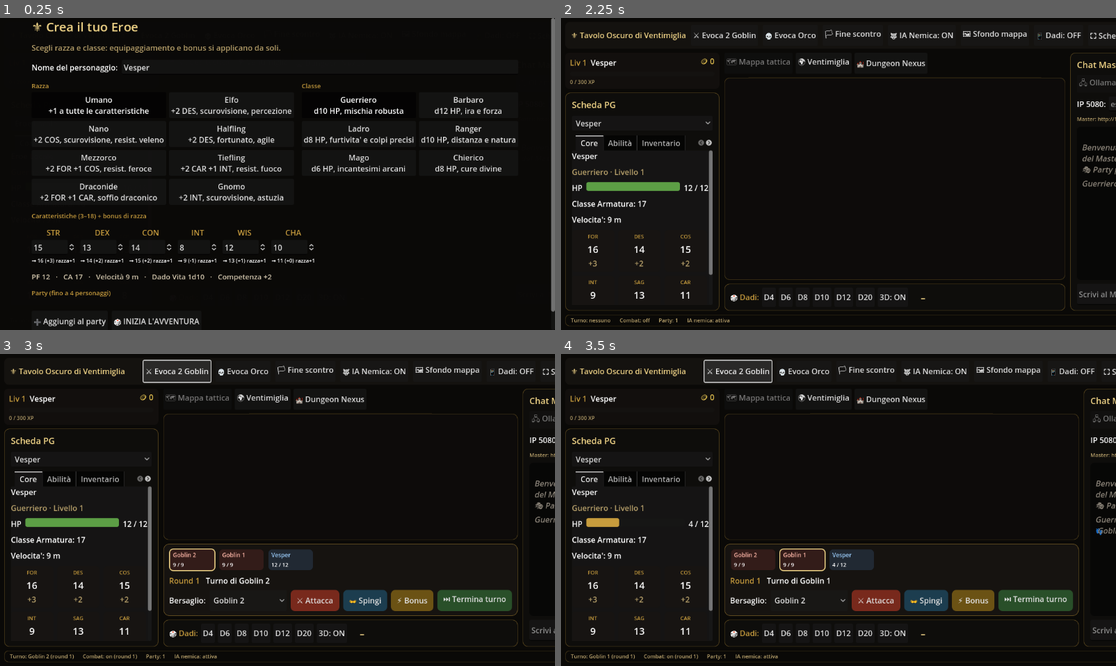
Above: before the commit, frames 1-4 (two rows, left to right).
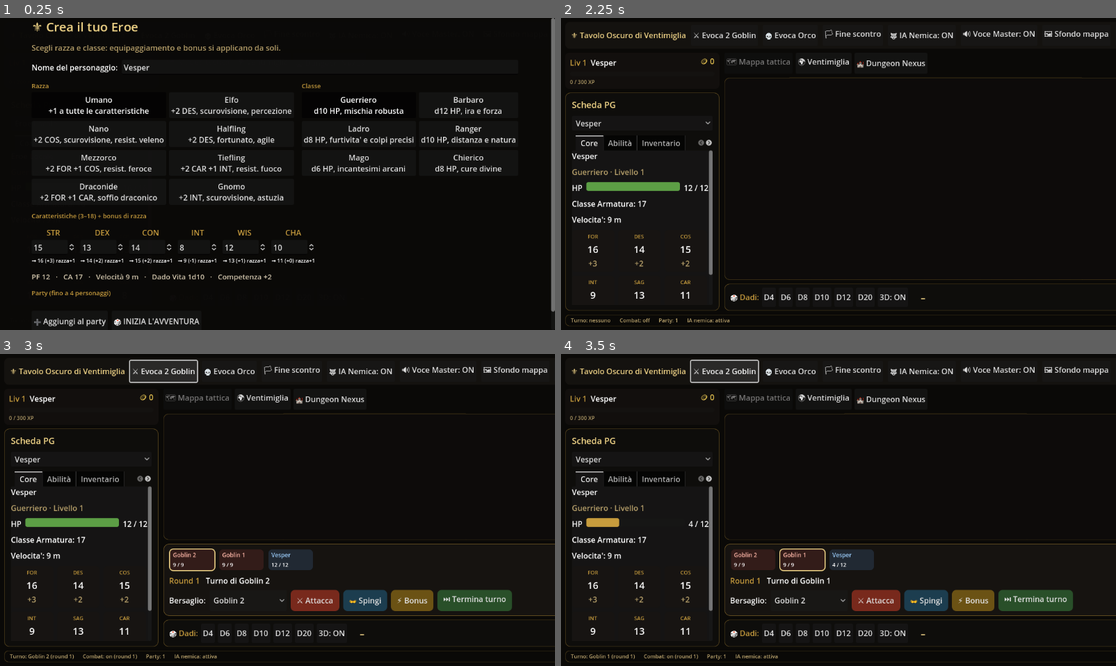
Above: after the commit, the same moments.

Repository: fanaragabriele2-coder/vtt-ventimiglia
Game: Godot game, scene res://main.tscn
Two runs of this game, one before a commit and one after it. Both use one fixed random seed, a clock stepped at 60 frames per second and the inputs below.
Inputs (mouse positions are in pixels of both pictures, inside the frame that each line leads up to):
- Up to frame 1 (0.25 s): no input
- Up to frame 2 (2.25 s): click (999, 36) at 0.5 s, where only the run after the commit has a clickable "🔊 Voce Master: ON"; click (1060, 36) at 1.25 s, where only the run before the commit has a clickable "📱 Dadi: OFF"; click "🎲 INIZIA L'AVVENTURA" at 2 s
- Up to frame 3 (3 s): click "⚔ Evoca 2 Goblin" at 2.75 s
- Up to frame 4 (3.5 s): no input

The runs differ from the first frame. In frame 2, 1.1% of the frame differs, in the area x 72-100%, y 4-94%; in frame 3, 1.8%; in frame 4, 1.8%, in the area x 23-100%, y 1-94%.

Commit message:
Godot: la voce del Master — narrazione letta ad alta voce (Task 4, TTS)
Con un PC collegato alla TV al centro del tavolo, il Master ora PARLA: la sua
narrazione viene letta ad alta voce dal sintetizzatore vocale del sistema
operativo, cosi' nessuno deve leggere lo schermo e la storia arriva a voce
come da un vero DM.

- MasterVoice (nuovo autoload): ascolta AIBridge.master_complete e legge la
  narrazione via DisplayServer TTS (SAPI su Windows, speech-dispatcher su Linux,
  AVSpeech su macOS), preferendo una voce ITALIANA se il sistema ne ha una.
  Non bloccante e in coda (interrupt=false): le battute si accodano mentre il
  gioco continua. Il comando strutturato "speak" del Master interrompe e parla
  subito (la voce di un PNG che tuona), con tono leggermente piu' alto.
- Testo ripulito prima di leggerlo: via emoji, frecce e markup BBCode (il TTS
  li leggerebbe come nomi buffi), spazi compattati, troncamento gentile a fine
  frase oltre i 900 caratteri (meglio una frase in meno che una tagliata).
- Degrada bene: se il sistema non ha un sintetizzatore vocale (es. Linux senza
  speech-dispatcher) la voce si spegne da sola e lo annuncia una volta sola,
  senza mai bloccare il gioco.
- Toggle "🔊 Voce Master" nella toolbar; project setting audio/general/
  text_to_speech attivato. La battuta resta comunque scritta in chat per chi
  preferisce leggere o tiene la voce spenta.

Co-Authored-By: Claude Opus 4.8 <noreply@anthropic.com>
Claude-Session: https://claude.ai/code/session_01EitiiDafKKu7YfdrUthcuc

Diff:
--- a/godot/project.godot
+++ b/godot/project.godot
@@ -37,8 +37,13 @@
 AIBridge="*res://scripts/network/ai_bridge.gd"
 ChatCombatBridge="*res://scripts/combat/chat_combat_bridge.gd"
 ChatTravelBridge="*res://scripts/network/chat_travel_bridge.gd"
+MasterVoice="*res://scripts/network/master_voice.gd"
 DiceServer="*res://scripts/network/dice_server.gd"
 SaveManager="*res://scripts/autoload/save_manager.gd"
+
+[audio]
+
+general/text_to_speech=true
 
 [rendering]
 
--- /dev/null
+++ b/godot/scripts/network/master_voice.gd
@@ -0,0 +1,134 @@
+extends Node
+## MasterVoice (Autoload) — la VOCE del Master (parte del Task 4 del monolite "TTS non bloccante").
+##
+## Legge ad alta voce la NARRAZIONE del Master IA usando il sintetizzatore vocale del sistema
+## operativo (DisplayServer TTS: SAPI su Windows, speech-dispatcher su Linux, AVSpeech su macOS).
+## Con un PC collegato alla TV al centro del tavolo, il Master che PARLA cambia tutto: nessuno deve
+## leggere lo schermo, la storia arriva a voce come da un vero DM.
+##
+## Non bloccante e in coda: le battute si accodano nel motore TTS del sistema (interrupt=false) e
+## vengono lette una dopo l'altra mentre il gioco continua. Preferisce una voce ITALIANA se il
+## sistema ne ha una; se il TTS non e' disponibile (es. Linux senza speech-dispatcher) si spegne da
+## solo e lo dice una volta sola, senza mai bloccare il gioco.
+##
+## Registrazione: Autoload dopo AIBridge (deve poterne ascoltare i signal). Richiede il project
+## setting "audio/general/text_to_speech=true" (gia' impostato in project.godot).
+
+signal stato_cambiato(attiva: bool)
+
+## Oltre questa lunghezza la battuta viene troncata a fine frase: una risposta fiume del Master non
+## deve inchiodare la voce per minuti (e il testo resta comunque leggibile in chat).
+const MAX_CARATTERI: int = 900
+
+var _attiva: bool = true
+var _disponibile: bool = false
+var _voce_id: String = ""
+var _avvisato_indisponibile: bool = false
+
+
+func _ready() -> void:
+	_disponibile = DisplayServer.has_feature(DisplayServer.FEATURE_TEXT_TO_SPEECH)
+	if _disponibile:
+		_scegli_voce()
+	AIBridge.master_complete.connect(_on_master_complete)
+	AIBridge.speak_requested.connect(_on_speak_requested)
+
+
+## Voce preferita: la prima italiana disponibile; in mancanza, la prima qualsiasi (la voce di
+## default del sistema). Se non c'e' proprio nessuna voce, il TTS resta di fatto indisponibile.
+func _scegli_voce() -> void:
+	var italiane: PackedStringArray = DisplayServer.tts_get_voices_for_language("it")
+	if not italiane.is_empty():
+		_voce_id = italiane[0]
+		return
+	var tutte: Array = DisplayServer.tts_get_voices()
+	if not tutte.is_empty() and tutte[0] is Dictionary:
+		_voce_id = String((tutte[0] as Dictionary).get("id", ""))
+
+
+func is_attiva() -> bool:
+	return _attiva and _disponibile
+
+
+func e_disponibile() -> bool:
+	return _disponibile
+
+
+## Accende/spegne la voce. Spegnendola, interrompe subito la battuta in corso e svuota la coda.
+func imposta_attiva(attiva: bool) -> void:
+	if attiva == _attiva:
+		return
+	_attiva = attiva
+	if not attiva:
+		ferma()
+	elif not _disponibile:
+		_avvisa_indisponibile()
+	stato_cambiato.emit(is_attiva())
+
+
+## Interrompe la lettura in corso e scarta le battute in coda (es. inizia un combattimento e non
+## vogliamo che la voce continui a narrare la scena precedente).
+func ferma() -> void:
+	if _disponibile:
+		DisplayServer.tts_stop()
+
+
+## Accoda una battuta da leggere (interrupt=false: si mette in fila, non taglia quella in corso).
+## Testo ripulito da emoji/markup e troncato a una frase intera entro MAX_CARATTERI.
+func parla(testo: String) -> void:
+	if not is_attiva():
+		return
+	var pulito: String = _ripulisci(testo)
+	if pulito.is_empty():
+		return
+	DisplayServer.tts_speak(pulito, _voce_id, 60, 1.0, 1.0, 0, false)
+
+
+func _on_master_complete(narration: String, _commands: Array) -> void:
+	parla(narration)
+
+
+## Il comando strutturato "speak" del Master (una battuta a voce mirata): la si legge SUBITO,
+## interrompendo la narrazione in corso — e' un'intenzione esplicita del Master (es. la voce di un
+## PNG che tuona), non deve aspettare la fine del racconto.
+func _on_speak_requested(text: String) -> void:
+	if not is_attiva():
+		return
+	var pulito: String = _ripulisci(text)
+	if pulito.is_empty():
+		return
+	DisplayServer.tts_speak(pulito, _voce_id, 65, 1.05, 1.0, 0, true)
+
+
+func _avvisa_indisponibile() -> void:
+	if _avvisato_indisponibile:
+		return
+	_avvisato_indisponibile = true
+	GameState.announce("🔇 La voce del Master non e' disponibile su questo sistema (manca il "
+		+ "sintetizzatore vocale; su Linux installa 'speech-dispatcher').")
+
+
+## Prepara il testo per il sintetizzatore: via le emoji e il markup BBCode, spazi compattati, e
+## troncamento gentile a fine frase se supera MAX_CARATTERI (meglio una frase intera in meno che
+## una tagliata a meta').
+func _ripulisci(testo: String) -> String:
+	var senza_bbcode := RegEx.new()
+	senza_bbcode.compile("\\[/?[^\\]]+\\]")
+	var s: String = senza_bbcode.sub(testo, "", true)
+	var pulito: String = ""
+	for i: int in range(s.length()):
+		# Tiene lettere latine (accenti inclusi), cifre e punteggiatura; scarta emoji, frecce e
+		# simboli decorativi (da 0x2100 in su), che il TTS leggerebbe come nomi buffi o salterebbe.
+		var c: String = s[i]
+		if c.unicode_at(0) < 0x2100:
+			pulito += c
+	pulito = " ".join(pulito.split("\n", false))
+	while pulito.contains("  "):
+		pulito = pulito.replace("  ", " ")
+	pulito = pulito.strip_edges()
+	if pulito.length() <= MAX_CARATTERI:
+		return pulito
+	var taglio: int = pulito.rfind(".", MAX_CARATTERI)
+	if taglio < MAX_CARATTERI / 2:
+		taglio = MAX_CARATTERI
+	return pulito.substr(0, taglio + 1).strip_edges()
--- a/godot/scripts/ui/master_chat_panel.gd
+++ b/godot/scripts/ui/master_chat_panel.gd
@@ -216,7 +216,8 @@
 
 
 func _on_speak_requested(text: String) -> void:
-	# Il modulo TTS non c'e' ancora: per ora si annota solo che il Master voleva parlare.
+	# La battuta viene letta ad alta voce da MasterVoice (TTS di sistema); qui la si mostra anche
+	# scritta, per chi tiene la voce spenta o preferisce leggere.
 	_append_system("🔊 (voce Master) " + text)
 
 
--- a/godot/scripts/ui/vtt_main.gd
+++ b/godot/scripts/ui/vtt_main.gd
@@ -12,6 +12,7 @@
 var _view_overworld_btn: Button
 var _view_nexus_btn: Button
 var _ai_toggle_btn: Button
+var _voce_btn: Button
 var _dadi_telefono_btn: Button
 var _background_dialog: FileDialog
 
@@ -152,6 +153,8 @@
 	row.add_child(_toolbar_button("🏳 Fine scontro", _end_combat))
 	_ai_toggle_btn = _toolbar_button("🐺 IA Nemica: ON", _toggle_enemy_ai)
 	row.add_child(_ai_toggle_btn)
+	_voce_btn = _toolbar_button("🔊 Voce Master: ON", _toggle_voce_master)
+	row.add_child(_voce_btn)
 	row.add_child(_toolbar_button("🖼 Sfondo mappa", _choose_map_background))
 	_dadi_telefono_btn = _toolbar_button("📱 Dadi: OFF", _toggle_dice_server)
 	row.add_child(_dadi_telefono_btn)
@@ -207,6 +210,15 @@
 	_ai_toggle_btn.text = "🐺 IA Nemica: ON" if EnemyAI.is_enabled() else "🐺 IA Nemica: OFF"
 
 
+## Accende/spegne la lettura ad alta voce della narrazione del Master (TTS del sistema operativo).
+func _toggle_voce_master() -> void:
+	if not MasterVoice.e_disponibile():
+		GameState.announce("🔇 Voce Master non disponibile su questo sistema (manca il sintetizzatore vocale).")
+		return
+	MasterVoice.imposta_attiva(not MasterVoice.is_attiva())
+	_voce_btn.text = "🔊 Voce Master: ON" if MasterVoice.is_attiva() else "🔇 Voce Master: OFF"
+
+
 func _toggle_fullscreen() -> void:
 	var fullscreen: bool = DisplayServer.window_get_mode() == DisplayServer.WINDOW_MODE_FULLSCREEN
 	DisplayServer.window_set_mode(
Not shown, changed: godot/README.md
